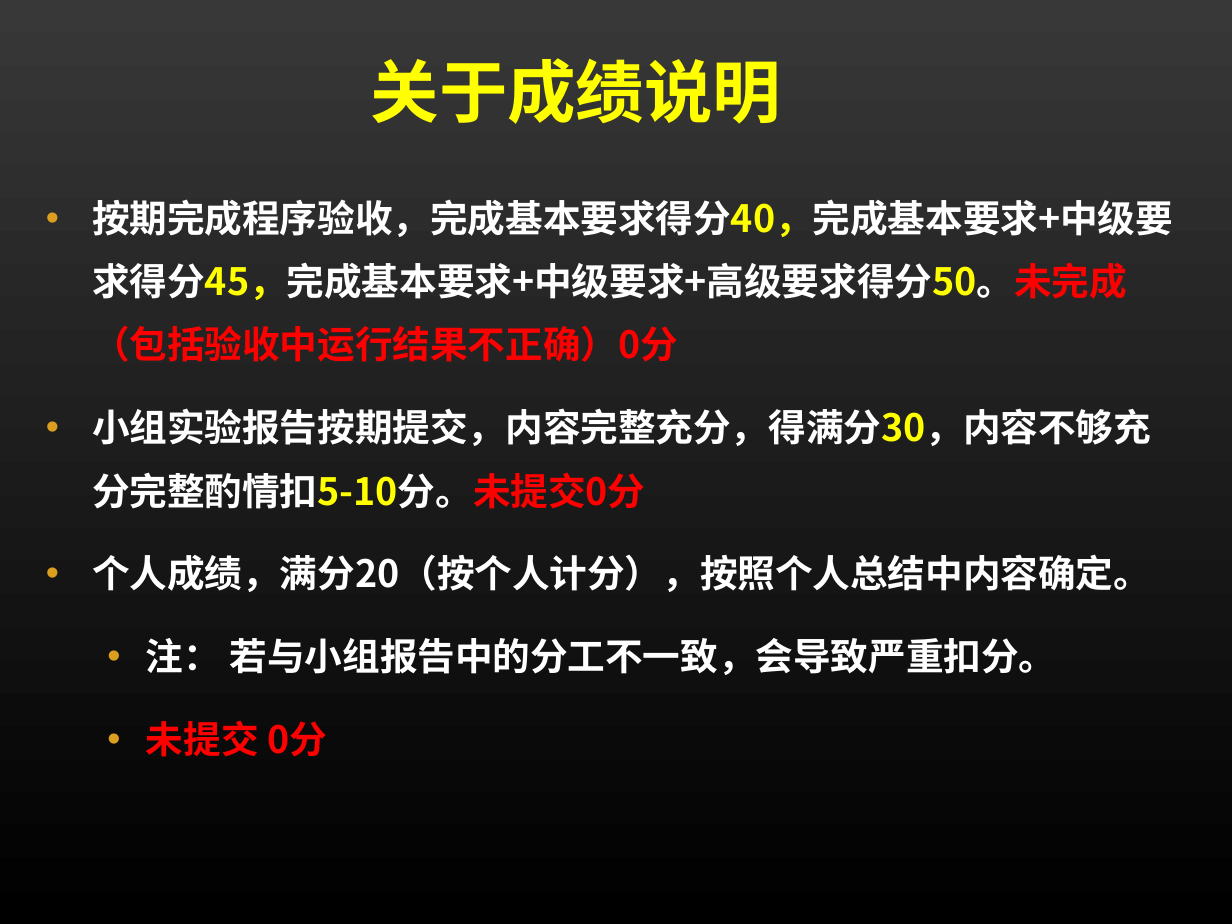
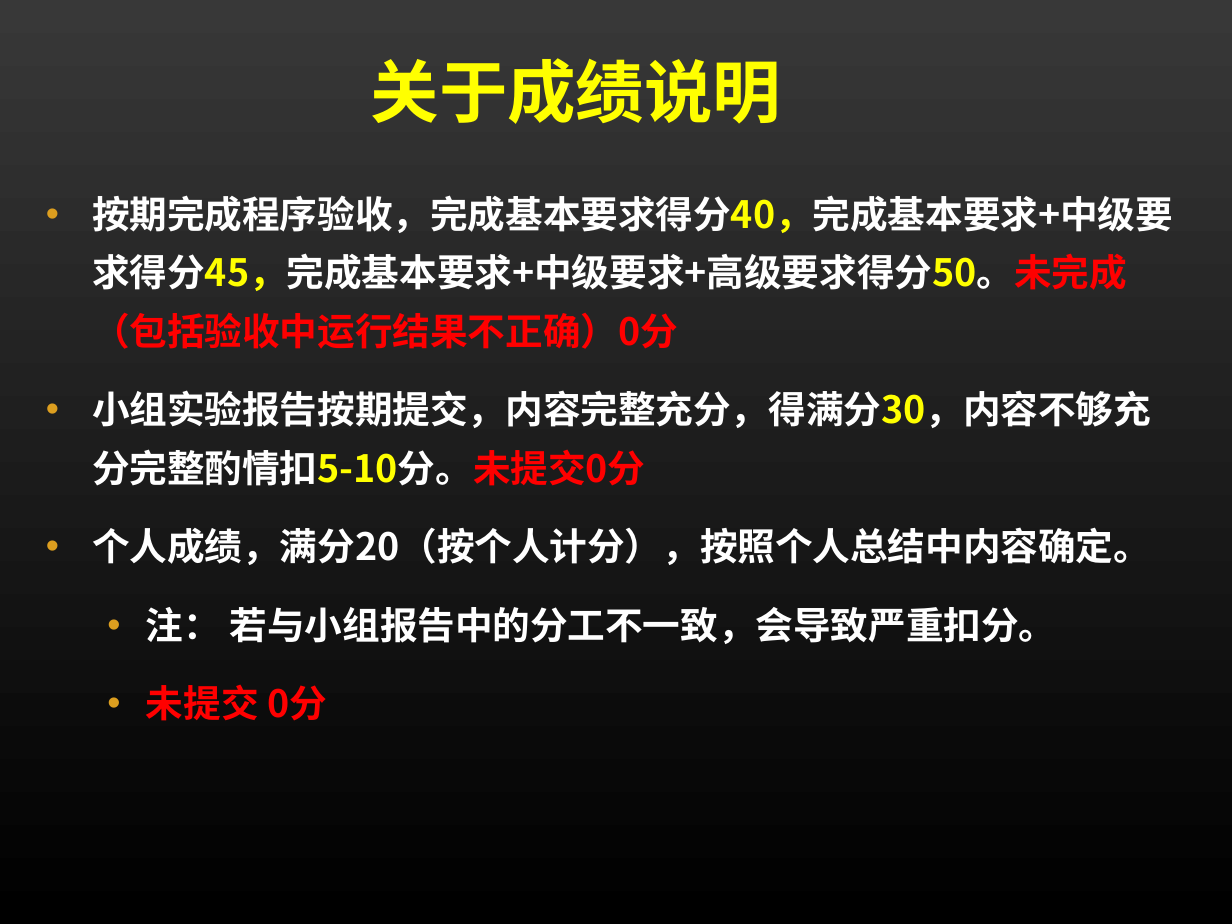
Before and after one commit to CC1AH/Huffman_coder-decoder_calculator, a slide deck: slide 5 of 来自课堂-项目和总结要求等/第二次试验/Project2内容及要求.ppt (slide 6 before the commit). Drawn at 1232x924 pixels with LibreOffice and Linux fonts; fonts in the diff are those of the drawing; background and template pictures are left out. Boxes give left, top, right and bottom in pixels: in the first picture for what was removed or moved away, otherwise in the second. Text is boxed around its words. In the diff, an @@ line names an element or a change of style, - is before the commit and + after.

```diff
--- a/来自课堂-项目和总结要求等/第二次试验/Project2内容及要求.ppt
+++ b/来自课堂-项目和总结要求等/第二次试验/Project2内容及要求.ppt
@@ text "按期完成程序验收，完成基本要求得分40，完成基本要求+中级要求得分45，完成基本要求+中级要求+高级要求得分50。未完成 ..." at [92,195,1173,721]: line spacing 1.4 to 1.3 @@
```
Also in this commit, not shown: 6 other slides changed, 1 slide removed, 8 other files.
